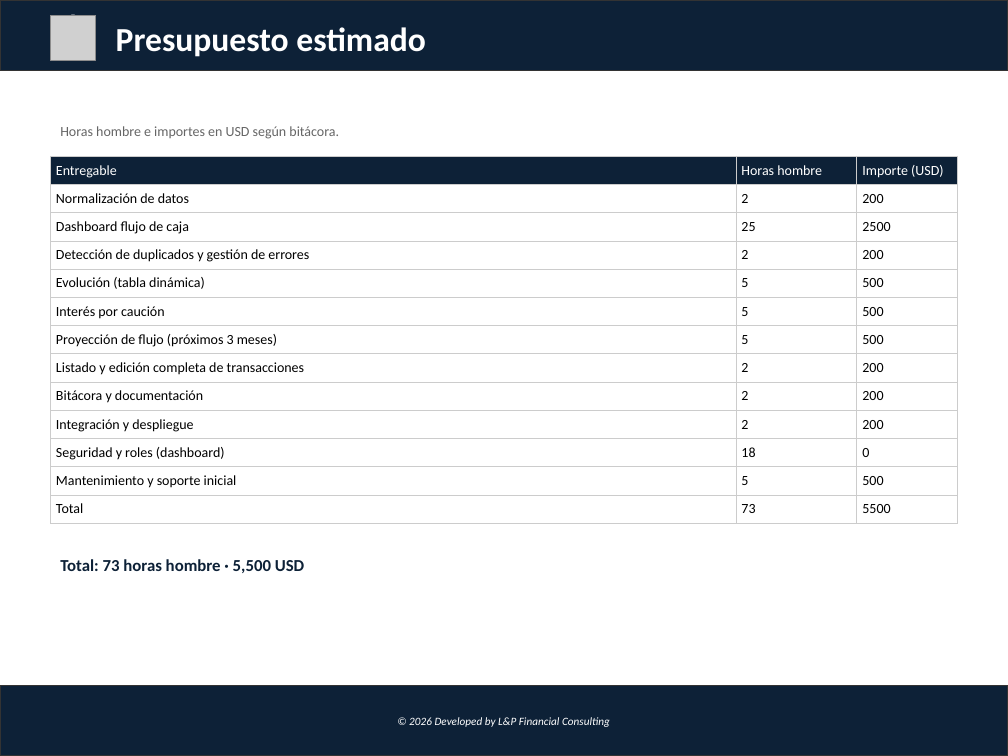
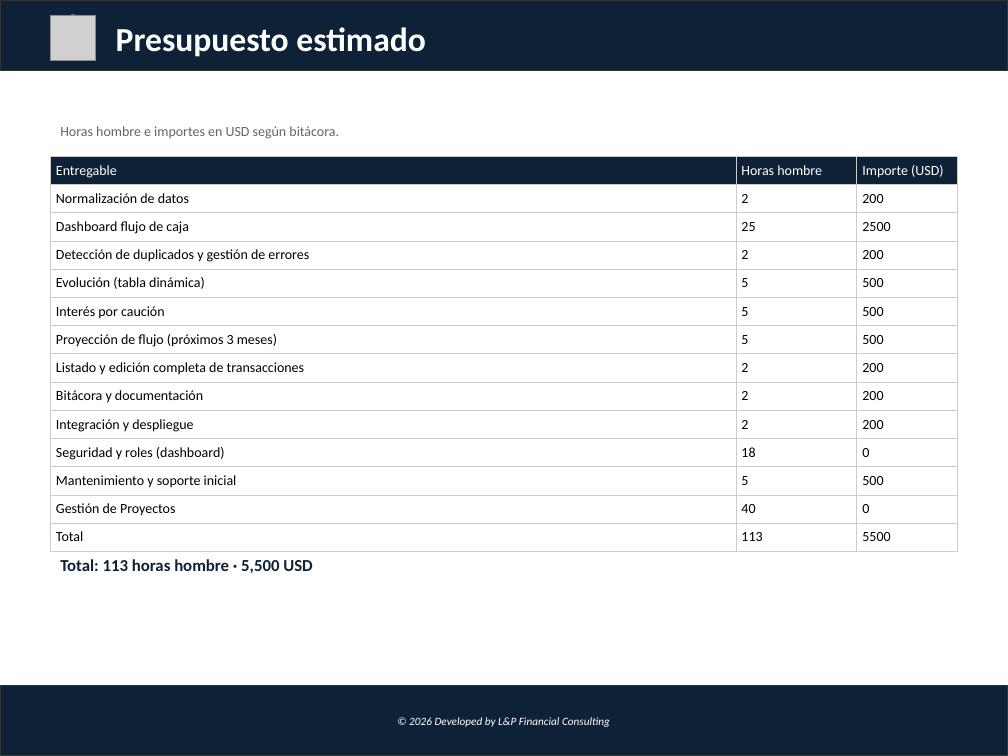
Before and after one commit to lucasbustosmartin-coder/fornitalia, a slide deck: slide 5 of Propuesta_Dashboard_Flujo_Caja.pptx. Drawn at 1008x756 pixels with LibreOffice and Linux fonts; fonts in the diff are those of the drawing; grey boxes stand for pictures. Boxes give left, top, right and bottom in pixels: in the first picture for what was removed or moved away, otherwise in the second. Text is boxed around its words. In the diff, an @@ line names an element or a change of style, - is before the commit and + after.

```diff
--- a/Propuesta_Dashboard_Flujo_Caja.pptx
+++ b/Propuesta_Dashboard_Flujo_Caja.pptx
@@ table at (50, 156, 958, 545) @@
-row 13: Total | 73 | 5500
+row 13: Gestión de Proyectos | 40 | 0
+row 14: Total | 113 | 5500
@@ text at (60, 559, 312, 573): text changed @@
-Total: 73 horas hombre · 5,500 USD
+Total: 113 horas hombre · 5,500 USD
```
Also in this commit, not shown: 17 other files.
